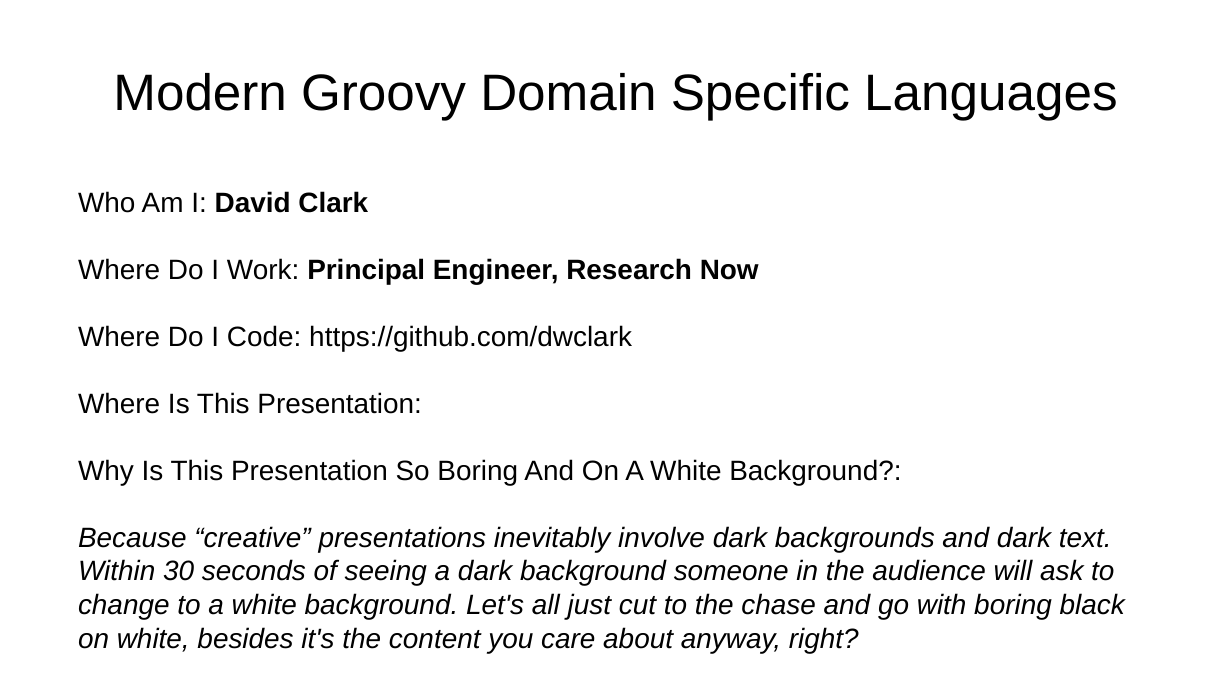
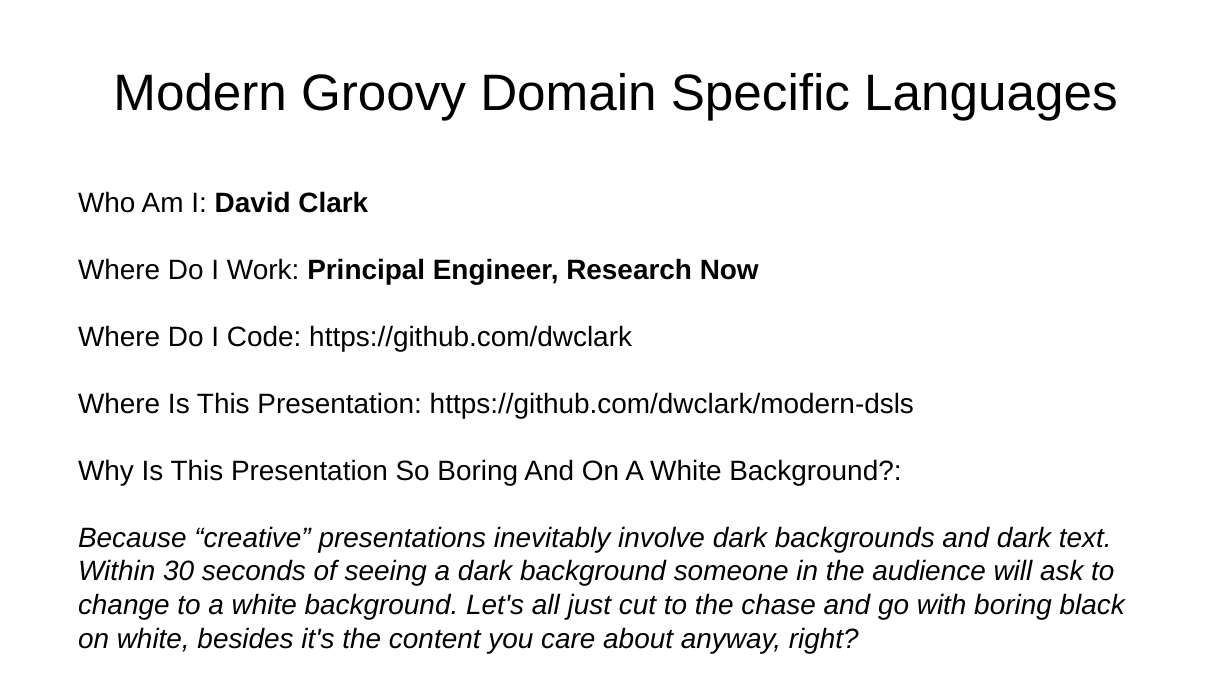
Before and after one commit to dwclark/modern-dsls, a slide deck: slide 1 of presentation.odp. Drawn at 1232x693 pixels with LibreOffice and Linux fonts; fonts in the diff are those of the drawing. Boxes give left, top, right and bottom in pixels: in the first picture for what was removed or moved away, otherwise in the second. Text is boxed around its words. In the diff, an @@ line names an element or a change of style, - is before the commit and + after.

```diff
--- a/presentation.odp
+++ b/presentation.odp
@@ text at (78,392,914,418): text changed @@
-Where Is This Presentation:
+Where Is This Presentation: https://github.com/dwclark/modern-dsls
```
Also in this commit, not shown: 2 other slides changed, 9 slides added, 1 other file.
